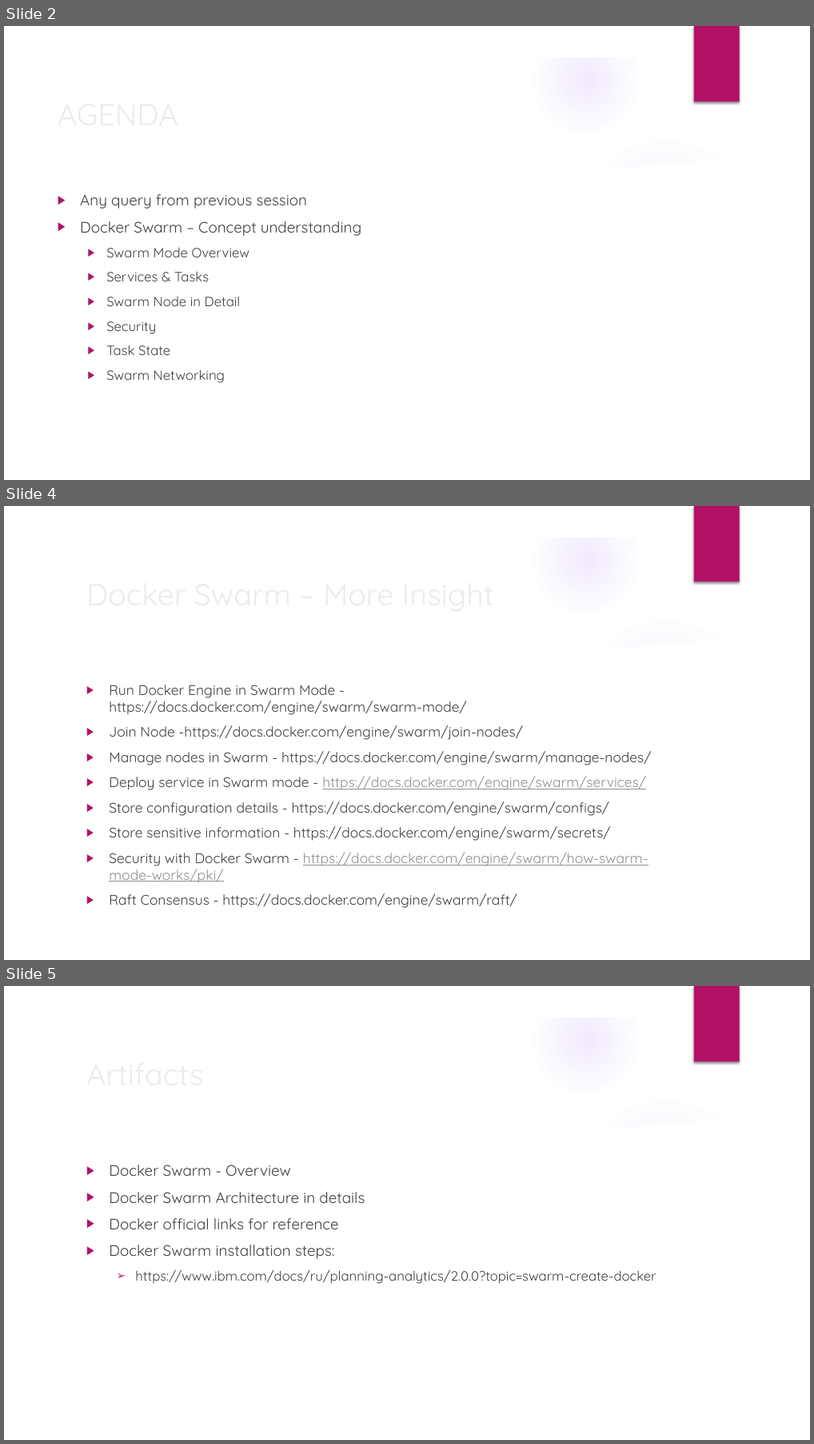
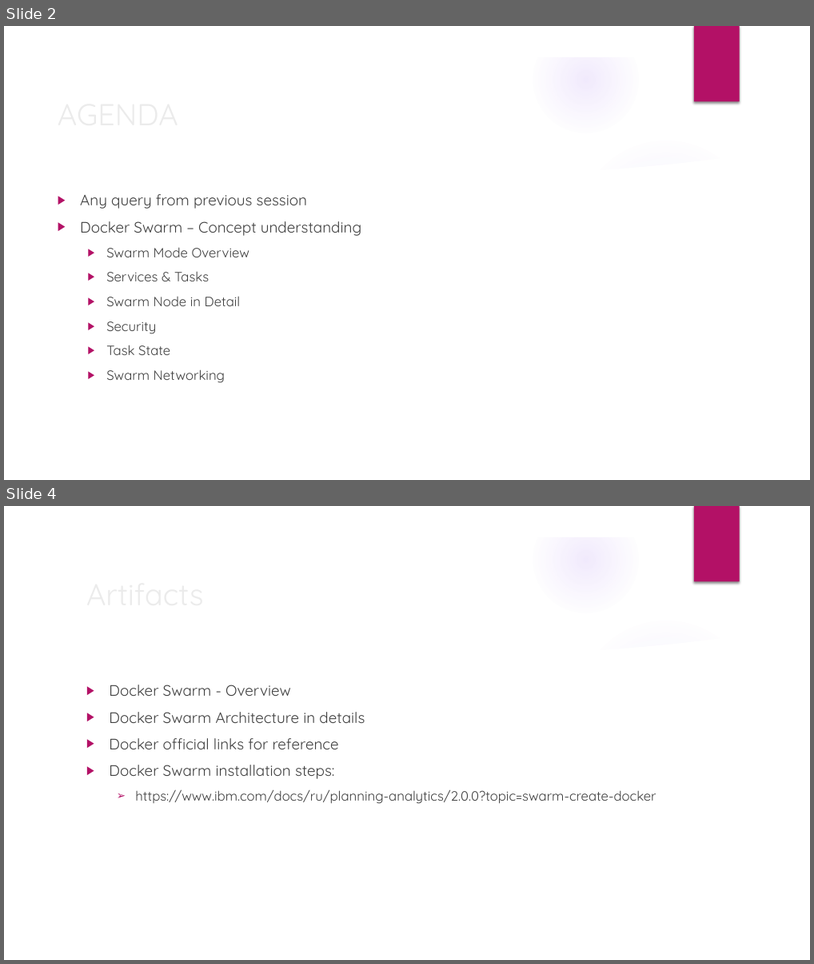
Before and after one commit to deepkumartraining/docker-k8s-April23, a slide deck: Day17/DockerAndKubernetes_Training-Day17.pptx. Shown one above the other, each under a label of ours: slides 2, 4 and 5 before the commit, slides 2 and 4 after it; the slides between them are not shown. The pictures are 814x1444 and 814x964 pixels, drawn with LibreOffice and Linux fonts; fonts in the diff are those of the drawing; background and template pictures are left out. Boxes give left, top, right and bottom in pixels: in the first picture for what was removed or moved away, otherwise in the second. Text is boxed around its words. In the diff, an @@ line names an element or a change of style, - is before the commit and + after.

```diff
--- a/Day17/DockerAndKubernetes_Training-Day17.pptx
+++ b/Day17/DockerAndKubernetes_Training-Day17.pptx
@@ slide 4 removed at bbox=[4, 506, 810, 960], background picture (left out); not listed: 9 template elements that a slide beside it also shows @@
@@ title removed at bbox=[80, 570, 660, 616] @@
-Docker Swarm – More Insight
@@ text removed at bbox=[109, 684, 651, 908] @@
-▶ Run Docker Engine in Swarm Mode - https://docs.docker.com/engine/swarm/swarm-mode/
-▶ Join Node -https://docs.docker.com/engine/swarm/join-nodes/
-▶ Manage nodes in Swarm - https://docs.docker.com/engine/swarm/manage-nodes/
-▶ Deploy service in Swarm mode - https://docs.docker.com/engine/swarm/services/
-▶ Store configuration details - https://docs.docker.com/engine/swarm/configs/
-▶ Store sensitive information - https://docs.docker.com/engine/swarm/secrets/
-▶ Security with Docker Swarm - https://docs.docker.com/engine/swarm/how-swarm-mode-works/pki/
-▶ Raft Consensus - https://docs.docker.com/engine/swarm/raft/
@@ what was slide 5 is now slide 4 @@
```
Also in this commit, not shown: 1 slide changed, 5 other files.
